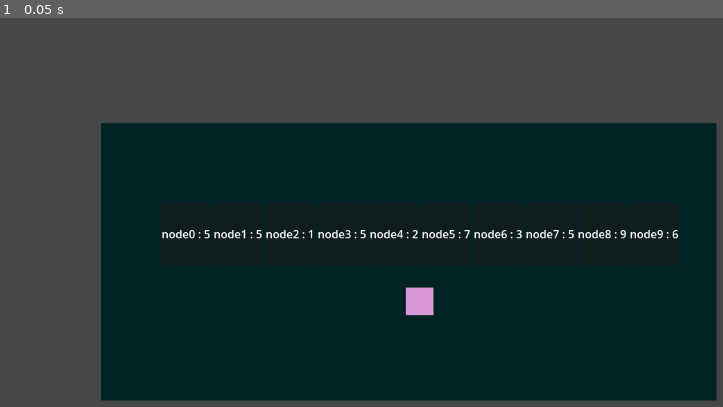
Above: before the commit, frame 1.
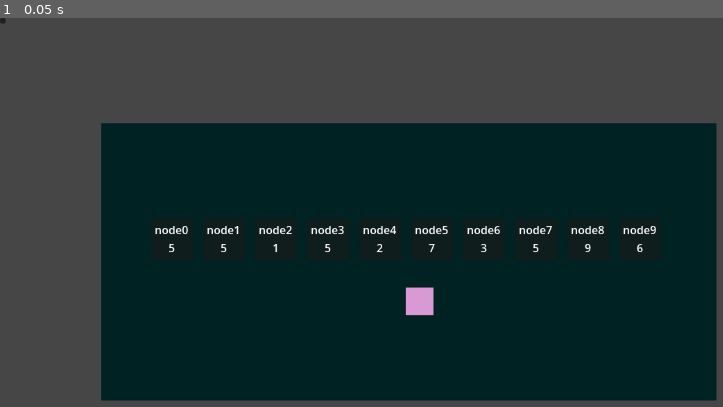
Above: after the commit, the same moment.

Repository: Nat00n/2026-UG-Project
Game: Godot game, scene res://scenes/main.tscn
Two runs of this game, one before a commit and one after it. Both use one fixed random seed, a clock stepped at 60 frames per second and the inputs below.
Inputs:
- Up to frame 1 (0.05 s): no input

The runs differ from the first frame. In frame 1, 1.3% of the frame differs, in the area x 0-94%, y 0-61%.
Error after the commit: Invalid call. Nonexistent function 'getInteractables' in base 'Node2D (room.gd)'. (res://scripts/roomManager.gd:25)

Commit message:
sorting animation fixed

Diff:
--- a/scenes/Interactable.tscn
+++ b/scenes/Interactable.tscn
@@ -25,15 +25,9 @@
 offset_bottom = -4.0
 text = "[LMB] Open Editor"
 
-[node name="nodeDisplay" type="HBoxContainer" parent="." unique_id=150888121]
-anchors_preset = 8
-anchor_left = 0.5
-anchor_top = 0.5
-anchor_right = 0.5
-anchor_bottom = 0.5
-offset_left = -145.0
-offset_top = -122.0
-offset_right = 186.0
-offset_bottom = -31.394997
-grow_horizontal = 2
-grow_vertical = 2
+[node name="nodeDisplay" type="Control" parent="." unique_id=1863098277]
+layout_mode = 3
+anchors_preset = 0
+offset_top = -100.0
+offset_right = 40.000023
+offset_bottom = -60.0
--- a/scenes/main.tscn
+++ b/scenes/main.tscn
@@ -3,10 +3,24 @@
 [ext_resource type="PackedScene" uid="uid://bm85j7tdoavkf" path="res://scenes/IDE.tscn" id="1_o5qli"]
 [ext_resource type="Script" uid="uid://bpbwj01h0u4k5" path="res://scripts/main.gd" id="1_sugp2"]
 [ext_resource type="PackedScene" uid="uid://c2khoy27nacsl" path="res://scenes/room.tscn" id="2_0wfyh"]
+[ext_resource type="Script" uid="uid://0aj1e5d62pul" path="res://scripts/roomManager.gd" id="2_jyhfs"]
 
 [node name="Main" type="Node2D" unique_id=2102868353]
 script = ExtResource("1_sugp2")
 
-[node name="Room" parent="." unique_id=470420785 instance=ExtResource("2_0wfyh")]
+[node name="RoomManager" type="Node2D" parent="." unique_id=1047869164]
+script = ExtResource("2_jyhfs")
+
+[node name="Room" parent="RoomManager" unique_id=470420785 instance=ExtResource("2_0wfyh")]
+
+[node name="RoomUI" type="Node2D" parent="." unique_id=307088215]
+
+[node name="LeftButton" type="Button" parent="RoomUI" unique_id=79039829]
+offset_right = 8.0
+offset_bottom = 8.0
+
+[node name="RightButton" type="Button" parent="RoomUI" unique_id=1322071557]
+offset_right = 8.0
+offset_bottom = 8.0
 
 [node name="IDE" parent="." unique_id=2056445691 instance=ExtResource("1_o5qli")]
--- a/scripts/interactable.gd
+++ b/scripts/interactable.gd
@@ -2,7 +2,7 @@
 
 @onready var hoverLabel: Label = $hoverLabel
 @onready var visual: ColorRect = $visual
-@onready var nodeDisplay: HBoxContainer = $nodeDisplay
+@onready var nodeDisplay: Control = $nodeDisplay
 @export var objectName: String = "object"
 
 var _hovered := false
@@ -12,6 +12,10 @@
 var cardNodes: Array = []
 var swapQueue: Array = []
 var isAnimating : bool = false
+
+const cardWidth = 60
+const cardHeight = 60
+const cardGap = 15
 
 func _ready():
 	hoverLabel.visible = false
@@ -29,14 +33,28 @@
 		child.queue_free()
 	cardNodes.clear()
 
+	var totalWidth = dataNodes.size() * (cardWidth + cardGap) - cardGap
+	var startX = -totalWidth / 2.0  # centred around origin
+
 	for i in range(dataNodes.size()):
 		var node = dataNodes[i]
 		var card = PanelContainer.new()
+		card.size = Vector2(cardWidth, cardHeight)
+		card.position = Vector2(startX + i * (cardWidth + cardGap), 0)
+
 		var label = Label.new()
-		label.text = "%s : %d" % [node["name"], node["value"]]
+		label.text = "%s\n%d" % [node["name"], node["value"]]
+		label.horizontal_alignment = HORIZONTAL_ALIGNMENT_CENTER
+		label.vertical_alignment = VERTICAL_ALIGNMENT_CENTER
+		label.set_anchors_and_offsets_preset(Control.PRESET_FULL_RECT)
 		card.add_child(label)
 		nodeDisplay.add_child(card)
 		cardNodes.append(card)
+
+	nodeDisplay.size = Vector2(
+		totalWidth,
+		cardHeight
+	)
 
 func _process(_delta):
 	var mouse = get_global_mouse_position()
@@ -82,51 +100,54 @@
 func _playNextSwap():
 	if swapQueue.is_empty():
 		isAnimating = false
-		_buildDisplay()
 		return
 
 	var step = swapQueue.pop_front()
 	var i = step[0]
 	var j = step[1]
 
-	# Swap in dataNodes array
+	# Swap in dataNodes
 	var temp = dataNodes[i]
 	dataNodes[i] = dataNodes[j]
 	dataNodes[j] = temp
 
-	# Animate the two cards sliding past each other
 	_animateSwap(i, j)
 
 func _animateSwap(i: int, j: int):
 	var cardA = cardNodes[i]
 	var cardB = cardNodes[j]
 
-	var posA = cardA.global_position
-	var posB = cardB.global_position
+	var totalWidth = dataNodes.size() * (cardWidth + cardGap) - cardGap
+	var startX = -totalWidth / 2.0
 
-	var sceneRoot = get_tree().current_scene
-	cardA.reparent(sceneRoot)
-	cardB.reparent(sceneRoot)
+	# Target positions are just the slot positions — no world coords needed
+	var posA = Vector2(startX + i * (cardWidth + cardGap), 0)
+	var posB = Vector2(startX + j * (cardWidth + cardGap), 0)
 
-	cardA.global_position = posA
-	cardB.global_position = posB
+	# Lift swapping cards above others visually
+	cardA.z_index = 1
+	cardB.z_index = 1
 
 	var tween = create_tween()
 	tween.set_parallel(true)
-	tween.tween_property(cardA, "global_position", posB, 0.4)
-	tween.tween_property(cardB, "global_position", posA, 0.4)
+	tween.tween_property(cardA, "position", posB, 0.4).set_trans(Tween.TRANS_SINE).set_ease(Tween.EASE_IN_OUT)
+	tween.tween_property(cardB, "position", posA, 0.4).set_trans(Tween.TRANS_SINE).set_ease(Tween.EASE_IN_OUT)
 	tween.set_parallel(false)
 
 	tween.tween_callback(func():
-		# Swap card references in cardNodes
+		# Swap card references to match new order
 		var temp = cardNodes[i]
 		cardNodes[i] = cardNodes[j]
 		cardNodes[j] = temp
 
-		for card in cardNodes:
-			card.reparent(nodeDisplay)
+		# Update labels to match dataNodes
+		cardNodes[i].get_child(0).text = "%s\n%d" % [dataNodes[i]["name"], dataNodes[i]["value"]]
+		cardNodes[j].get_child(0).text = "%s\n%d" % [dataNodes[j]["name"], dataNodes[j]["value"]]
 
-		# Play next step after a short pause
+		# Reset z
+		cardNodes[i].z_index = 0
+		cardNodes[j].z_index = 0
+
 		await get_tree().create_timer(0.15).timeout
 		_playNextSwap()
 	)
--- /dev/null
+++ b/scripts/roomManager.gd
@@ -0,0 +1,39 @@
+extends Node2D
+
+@onready var leftButton: Button = $"../RoomUI/LeftButton"
+@onready var rightButton: Button = $"../RoomUI/RightButton"
+@onready var IDE: CanvasLayer = $"../IDE"
+
+var rooms: Array = []
+var currentRoomIndex: int = 0
+
+func _ready():
+	# Collect all child rooms
+	for child in get_children():
+		rooms.append(child)
+
+	leftButton.pressed.connect(goLeft)
+	rightButton.pressed.connect(goRight)
+
+	_showRoom(0)
+
+func _showRoom(index: int):
+	for i in range(rooms.size()):
+		rooms[i].visible = (i == index)
+
+	# Pass popup reference to all interactables in the current room
+	for interactable in rooms[index].getInteractables():
+		interactable._popup = IDE
+
+	leftButton.disabled = (index == 0)
+	rightButton.disabled = (index == rooms.size() - 1)
+
+func goLeft():
+	if currentRoomIndex > 0:
+		currentRoomIndex -= 1
+		_showRoom(currentRoomIndex)
+
+func goRight():
+	if currentRoomIndex < rooms.size() - 1:
+		currentRoomIndex += 1
+		_showRoom(currentRoomIndex)
Not shown, added: scripts/roomManager.gd.uid
Not shown, changed: TaskTrain.pck
